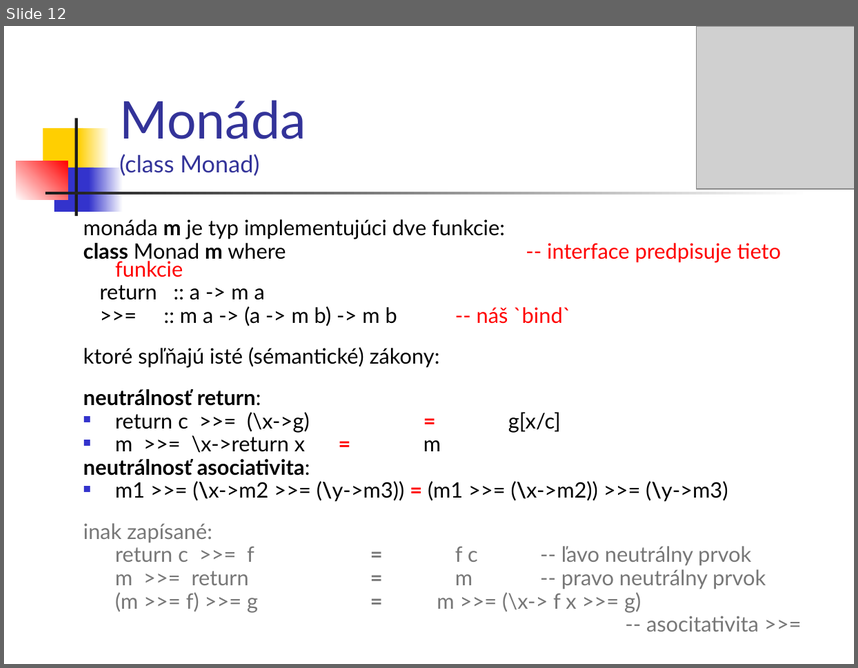
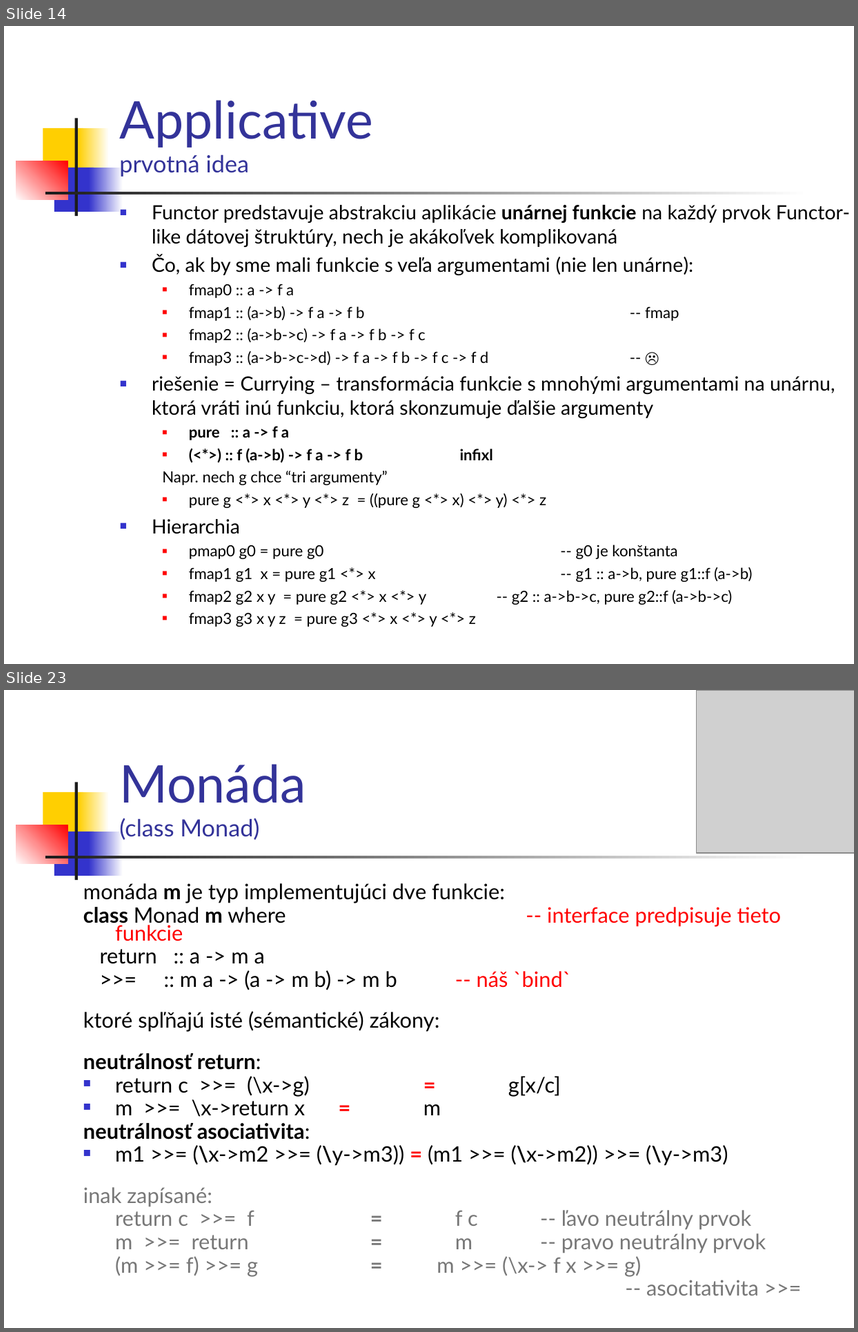
Before and after one commit to Funkcionalne/Prednasky, a slide deck: 11/11_fpro.ppt. Shown one above the other, each under a label of ours: slide 12 before the commit, slides 14 and 23 after it; the slides between them are not shown. The pictures are 858x668 and 858x1332 pixels, drawn with LibreOffice and Linux fonts; fonts in the diff are those of the drawing; grey boxes stand for pictures. Boxes give left, top, right and bottom in pixels: in the first picture for what was removed or moved away, otherwise in the second. Text is boxed around its words. In the diff, an @@ line names an element or a change of style, - is before the commit and + after.

```diff
--- a/11/11_fpro.ppt
+++ b/11/11_fpro.ppt
@@ slide 14 added at (4, 26, 854, 664), background #FFFFFF; not listed: 7 template elements that a slide beside it also shows @@
@@ title added at (119, 100, 373, 176), 44 pt, text #333399 @@
+Applicative
+prvotná idea
@@ text added at (152, 205, 850, 604), 12.9 pt, text #000000 @@
+■ Functor predstavuje abstrakciu aplikácie unárnej funkcie na každý prvok Functor-like dátovej štruktúry, nech je akákoľvek komplikovaná
+■ Čo, ak by sme mali funkcie s veľa argumentami (nie len unárne):
+  ■ fmap0 :: a -> f a
+  ■ fmap1 :: (a->b) -> f a -> f b -- fmap
+  ■ fmap2 :: (a->b->c) -> f a -> f b -> f c
+  ■ fmap3 :: (a->b->c->d) -> f a -> f b -> f c -> f d -- ☹
+■ riešenie = Currying – transformácia funkcie s mnohými argumentami na unárnu, ktorá vráti inú funkciu, ktorá skonzumuje ďalšie argumenty
+  ■ pure :: a -> f a
+  ■ (<*>) :: f (a->b) -> f a -> f b infixl
+  Napr. nech g chce “tri argumenty”
+  ■ pure g <*> x <*> y <*> z = ((pure g <*> x) <*> y) <*> z
+■ Hierarchia
+  ■ pmap0 g0 = pure g0 -- g0 je konštanta
+  ■ fmap1 g1 x = pure g1 <*> x -- g1 :: a->b, pure g1::f (a->b)
+  ■ fmap2 g2 x y = pure g2 <*> x <*> y -- g2 :: a->b->c, pure g2::f (a->b->c)
+  ■ fmap3 g3 x y z = pure g3 <*> x <*> y <*> z
@@ what was slide 12 is now slide 23 @@
```
Also in this commit, not shown: 10 slides changed, 15 other slides added, 6 other files.
